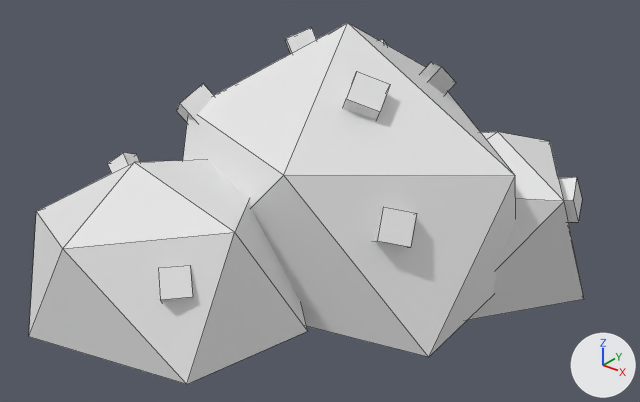
Renders of the Blender file Art/models/berryBush.blend from each side of a commit.
Before and after are seen from a 50 mm camera at (2.98, -3.96, 2.27) aimed at (-0.08, -0.14, -0.1). Every picture has the same lights, and +X, +Y and +Z are marked at lower right. Mesh edges are drawn as thin lines.

The scene before the commit, as lines of its bpy script (objects in view):
```python
me_icosphere = bpy.data.meshes.new('Icosphere')
me_icosphere.from_pydata(...)  # 148 vertices, 112 faces; spans x -1.54..1.26, y -1.78..1.72, z -0.79..0.98
ob_icosphere = bpy.data.objects.new('Icosphere', me_icosphere)
ob_icosphere.location = (0.0, 0.0, 0.0)
```
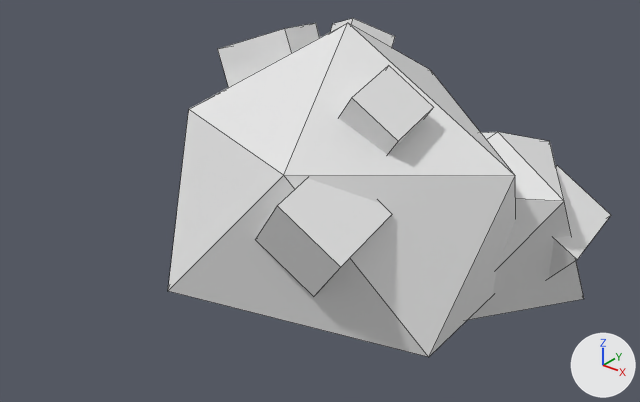
Where the change shows, as pixel boxes (x1, y1, x2, y2) in the pictures (640 x 402 px; the box of a moved part takes in the faces that stretch with it):
'Icosphere', reshaped (20% narrower, 6% shorter): before (29, 23, 584, 384); after (168, 18, 611, 357)
part 1 of me_icosphere, moved or reshaped: before (285, 28, 317, 53); after (218, 23, 320, 87)
part 2 of me_icosphere, moved or reshaped (not visible before): after (330, 18, 395, 48)
part 3 of me_icosphere, moved or reshaped: before (176, 84, 214, 122); after (339, 66, 433, 155)
part 4 of me_icosphere, added: after (549, 166, 611, 278)
part 5 of me_icosphere, added: after (255, 178, 392, 296)
part 6 of me_icosphere, deleted: before (29, 40, 582, 384)

The change, as a list of edits to the scene's bpy script:
```text
Change me_icosphere:
    used by ob_icosphere; location = (0.0, 0.0, 0.0)
    remove me_icosphere.from_pydata(...)  # 148 vertices, 112 faces; spans x -1.54..1.26, y -1.78..1.72, z -0.79..0.98
    add me_icosphere.from_pydata(...)  # 62 vertices, 60 faces; spans x -1.25..1.36, y -1.01..1.41, z -0.79..0.98
    me_icosphere part 1: the loose piece of 8 vertices spanning x -0.78..-0.47, y 0.25..0.5, z 0.52..0.8 is multiplied about its middle by the matrix ((2.404, 1.263, 0.158), (-1.221, 2.383, -0.477), (-0.36, 0.351, 2.673)), then moved by (0.01, -0.27, -0.11)
    me_icosphere part 2: the loose piece of 8 vertices spanning x 0.06..0.3, y 0.58..0.85, z 0.39..0.62 is multiplied about its middle by the matrix ((0.167, -1.696, 1.359), (2.126, 0.412, 0.253), (-0.454, 1.306, 1.686)), then moved by (-0.71, 0.12, 0.02)
    me_icosphere part 3: the loose piece of 8 vertices spanning x -0.92..-0.62, y -0.58..-0.29, z 0.27..0.59 is multiplied about its middle by the matrix ((1.673, -0.135, -0.378), (0.214, 1.67, 0.351), (0.339, -0.388, 1.641)), then moved by (1.21, 0.18, 0.17)
    me_icosphere part 4: the loose piece of 8 vertices spanning x 0.06..0.3, y 0.58..0.85, z 0.39..0.62 is copied, and the copy is multiplied about its middle by the matrix ((-1.446, -2.455, -0.247), (2.43, -1.367, -0.636), (0.428, -0.531, 2.778)), then moved by (0.87, -0.01, -0.75); it spans x 0.73..1.36, y 0.4..1.0, z -0.6..0.11
    me_icosphere part 5: the loose piece of 8 vertices spanning x -0.92..-0.62, y -0.58..-0.29, z 0.27..0.59 is copied, and the copy is multiplied about its middle by the matrix ((2.237, -0.18, -0.505), (0.286, 2.233, 0.469), (0.454, -0.519, 2.194)), then moved by (1.17, -0.28, -0.31); it spans x 0.09..0.72, y -1.01..-0.42, z -0.24..0.47
    me_icosphere part 6: 15 loose pieces with 102 vertices, spanning x -1.54..1.22, y -1.78..1.72, z -0.68..0.82, are deleted
```
